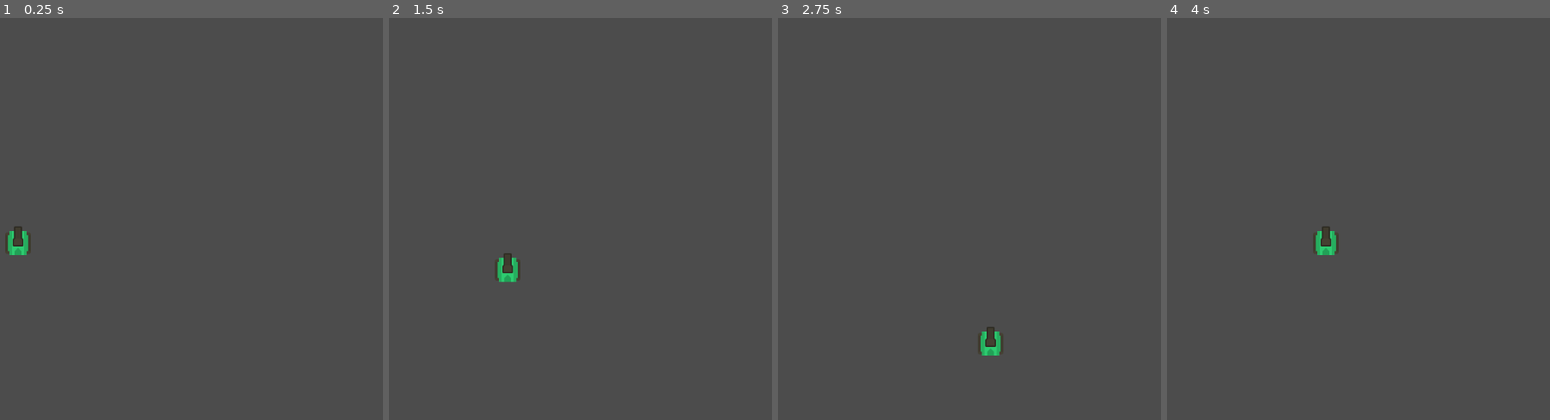
Above: before the commit, frames 1-4 (left to right).
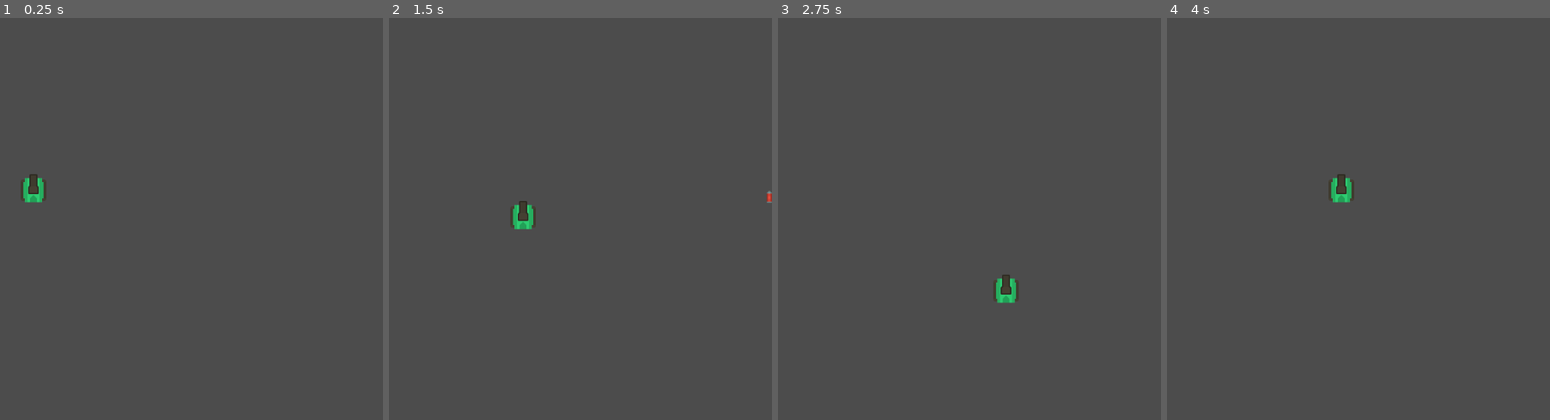
Above: after the commit, the same moments.

Repository: hadougamer/udemy-godot
Game: Godot game, scene res://scenes/test_area.tscn
Two runs of this game, one before a commit and one after it. Both use one fixed random seed, a clock stepped at 60 frames per second and the inputs below. This scene is started directly instead of the project's main scene.
Inputs:
- Up to frame 1 (0.25 s): no input
- Up to frame 2 (1.5 s): tap Enter at 0.5 s; hold Right (ui_right) 0.53-1.28 s; tap Ctrl (ui_shoot) at 0.6, 1.35 s; hold Down (ui_down) from 1.28 s (still down)
- Up to frame 3 (2.75 s): release Down (ui_down) at 2.03 s; hold Right (ui_right) from 2.03 s (still down); tap Ctrl (ui_shoot) at 2.1 s
- Up to frame 4 (4 s): release Right (ui_right) at 2.78 s; hold Up (ui_up) 2.78-3.53 s; tap Ctrl (ui_shoot) at 2.85, 3.6 s; hold Left (ui_left) from 3.53 s (still down)

The runs differ from the first frame. In frame 1, 0.8% of the frame differs, in the area x 1-13%, y 38-59%; in frame 2, 0.8%, in the area x 27-100%, y 42-66%; in frame 3, 0.8%; in frame 4, 0.8%.

Commit message:
Fire the bullet (need to fix the position)

Diff:
--- a/Rouge Tank/scenes/bullet.tscn
+++ b/Rouge Tank/scenes/bullet.tscn
@@ -1,12 +1,14 @@
-[gd_scene load_steps=3 format=2]
+[gd_scene load_steps=4 format=2]
 
 [ext_resource path="res://sprites/bulletRed3_outline.png" type="Texture" id=1]
+[ext_resource path="res://scripts/bullet.gd" type="Script" id=2]
 
 [sub_resource type="CapsuleShape2D" id=1]
 radius = 4.93466
 height = 10.5779
 
 [node name="Bullet" type="Area2D"]
+script = ExtResource( 2 )
 
 [node name="Sprite" type="Sprite" parent="."]
 texture = ExtResource( 1 )
--- a/Rouge Tank/scenes/tank.tscn
+++ b/Rouge Tank/scenes/tank.tscn
@@ -17,9 +17,9 @@
 
 [node name="barrel" type="Node2D" parent="tank"]
 
+[node name="muzzle" type="Position2D" parent="tank/barrel"]
+position = Vector2( 0, -30 )
+
 [node name="sprite" type="Sprite" parent="tank/barrel"]
 texture = ExtResource( 3 )
 offset = Vector2( -0.323739, -9.43643 )
-
-[node name="muzzle" type="Position2D" parent="tank/barrel"]
-position = Vector2( -0.114124, -36.2689 )
--- a/Rouge Tank/scenes/test_area.tscn
+++ b/Rouge Tank/scenes/test_area.tscn
@@ -3,7 +3,6 @@
 [ext_resource path="res://scenes/tank.tscn" type="PackedScene" id=1]
 
 [node name="test_area" type="Node2D"]
-position = Vector2( 14.4458, 64.2378 )
 
 [node name="TankScene" parent="." instance=ExtResource( 1 )]
-position = Vector2( 465.795, 271.341 )
+position = Vector2( 503.141, 256.994 )
--- /dev/null
+++ b/Rouge Tank/scripts/bullet.gd
@@ -0,0 +1,13 @@
+extends Area2D
+
+var vel = 250
+var dir = Vector2(0,-1)
+
+# Called when the node enters the scene tree for the first time.
+func _ready():
+	pass # Replace with function body.
+
+
+# Called every frame. 'delta' is the elapsed time since the previous frame.
+func _process(delta):
+	translate( dir *  vel * delta )
--- a/Rouge Tank/scripts/tank.gd
+++ b/Rouge Tank/scripts/tank.gd
@@ -1,6 +1,9 @@
 extends KinematicBody2D
 
 var speed=200
+
+# Loads sscene from library
+var pre_bullet=preload("res://scenes/bullet.tscn")
 
 func _ready():
 	pass
@@ -22,6 +25,13 @@
 
 	if Input.is_action_just_pressed("ui_shoot"):
 		print("boom")
+		# Instances bullet
+		var bullet = pre_bullet.instance()
+		# Put on Muzzle position
+		bullet.global_position=$barrel/muzzle.global_position
+		#attach to parent
+		$"../".add_child(bullet)
+		##get_parent().add_child(bullet);
 
 	translate( Vector2(dir_x, dir_y) * delta * speed )
 
